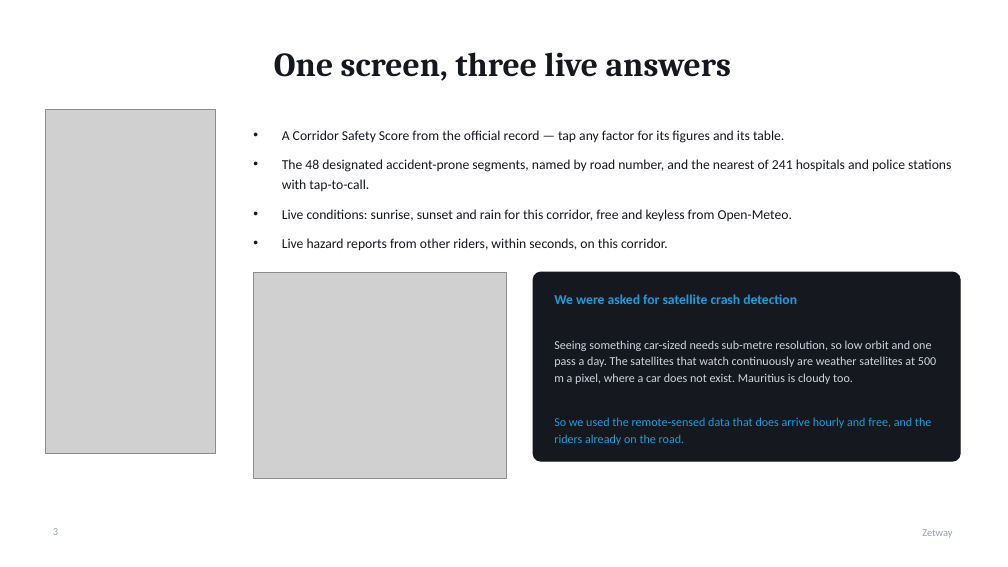
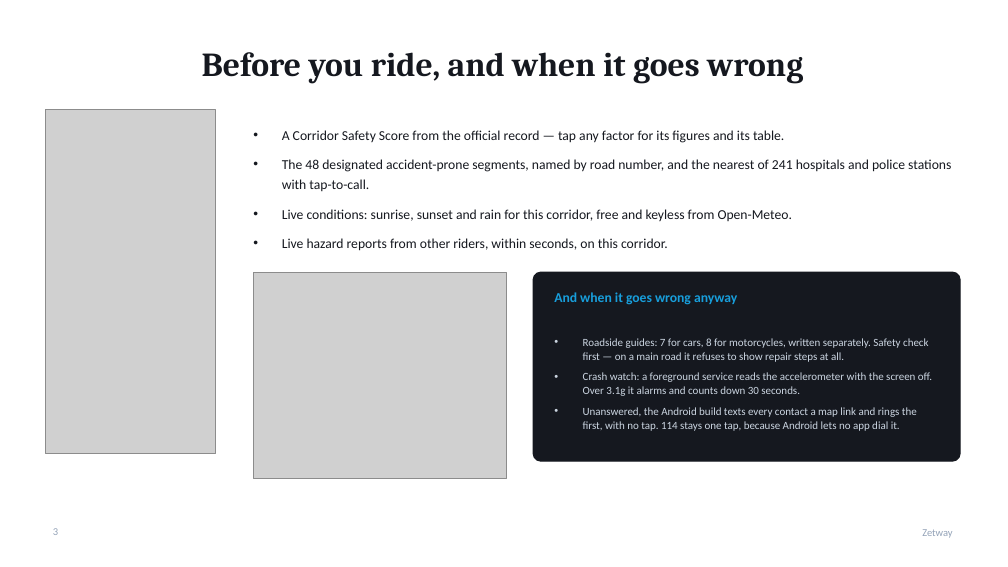
Before and after one commit to sahiljeebun132-dev/BackpropPirates, a slide deck: slide 3 of docs/Zetway-Pitch.pptx. Drawn at 1008x567 pixels with LibreOffice and Linux fonts; fonts in the diff are those of the drawing; grey boxes stand for pictures. Boxes give left, top, right and bottom in pixels: in the first picture for what was removed or moved away, otherwise in the second. Text is boxed around its words. In the diff, an @@ line names an element or a change of style, - is before the commit and + after.

```diff
--- a/docs/Zetway-Pitch.pptx
+++ b/docs/Zetway-Pitch.pptx
@@ title at [202, 52, 803, 84]: text changed @@
-One screen, three live answers
+Before you ride, and when it goes wrong
@@ text at [554, 292, 737, 305]: text changed @@
-We were asked for satellite crash detection
+And when it goes wrong anyway
@@ text at [583, 338, 932, 431]: text changed; size 11.5 to 10.5 pt @@
-Seeing something car-sized needs sub-metre resolution, so low orbit and one pass a day. The satellites that watch continuously are weather satellites at 500 m a pixel, where a car does not exist. Mauritius is cloudy too.
+• Roadside guides: 7 for cars, 8 for motorcycles, written separately. Safety check first — on a main road it refuses to show repair steps at all.
+• Crash watch: a foreground service reads the accelerometer with the screen off. Over 3.1g it alarms and counts down 30 seconds.
+• Unanswered, the Android build texts every contact a map link and rings the first, with no tap. 114 stays one tap, because Android lets no app dial it.
@@ text removed at [554, 417, 931, 445] @@
-So we used the remote-sensed data that does arrive hourly and free, and the riders already on the road.
```
Also in this commit, not shown: 1 other slide changed, 3 other files.
